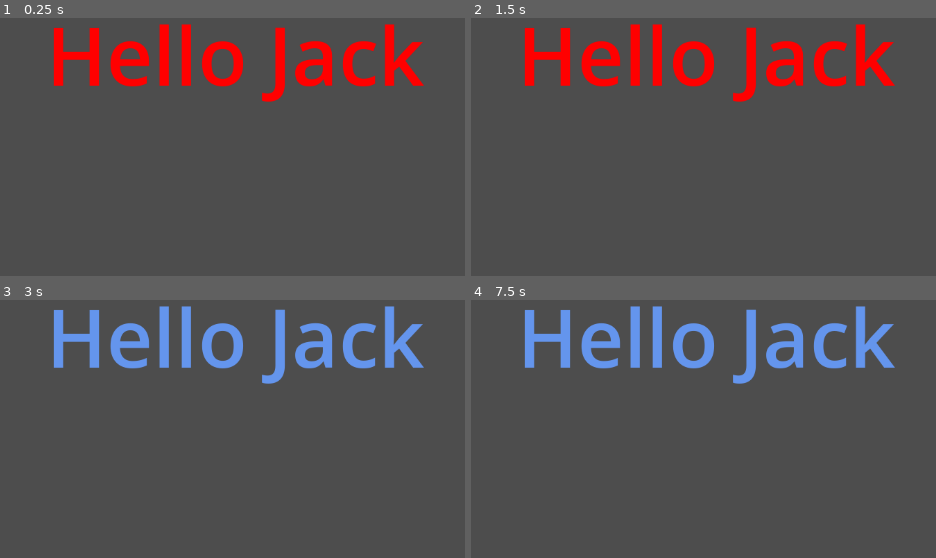
Above: before the commit, frames 1-4 (two rows, left to right).
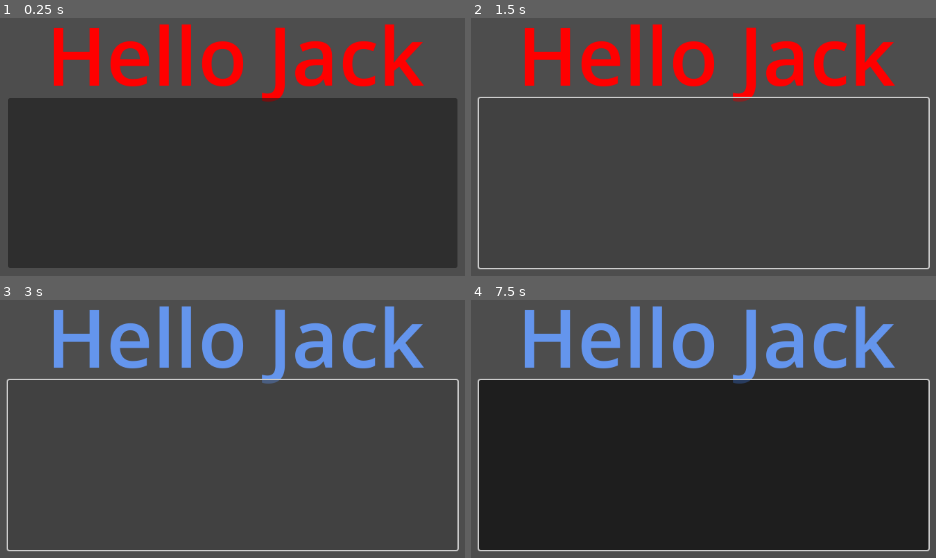
Above: after the commit, the same moments.

Repository: OblivionShaw/Godot_02_GDScriptTutorial
Game: Godot game, scene res://main.tscn
Same seed, same stepped clock (60 frames per second), same inputs: the game is played once before the commit and once after it.
Inputs (mouse positions are in pixels of both pictures, inside the frame that each line leads up to):
- Up to frame 1 (0.25 s): no input
- Up to frame 2 (1.5 s): click (703, 183) at 0.52 s; click (703, 183) at 1.27 s
- Up to frame 3 (3 s): click (232, 465) at 2.02 s; tap Enter at 2.75 s; hold Space (my_action) from 2.78 s (still down)
- Up to frame 4 (7.5 s): release Space (my_action) at 3.53 s; tap Space (my_action) at 3.6, 5.1, 6.6 s; tap Enter at 4.25, 5.75 s; hold Space (my_action) 4.28-5.03 s; hold Space (my_action) 5.78-6.53 s; hold Space (my_action) from 7.28 s (still down)

The runs differ from the first frame. In frame 1, 64% of the frame differs, in the area x 1-99%, y 31-97%; in frame 2, 1.7%; in frame 3, 1.7%; in frame 4, 65%, in the area x 1-99%, y 30-98%.

Commit message:
feat:update

Diff:
--- /dev/null
+++ b/Character.gd
@@ -0,0 +1,24 @@
+class_name  Character
+
+extends Node
+
+var chest := Equipment.new()
+var legs := Equipment.new()
+
+class Equipment:
+	var armor := 10
+	var weight := 5
+
+@export var profession : String
+@export var health: int
+
+func _ready():
+	chest.armor = 10
+	legs.armor = 3
+	print(chest.armor)
+	print(legs.armor)
+
+
+func die():
+	health = 0
+	print(profession + "die")
--- a/main.gd
+++ b/main.gd
@@ -5,11 +5,49 @@
 var number:= 22
 @export var seenumber:= 22
 
+enum Alignment {ALLY , NEUTRAL,ENEMY}
+enum Alignment2 {ALLY = 0 , NEUTRAL = 1,ENEMY = 2}
+var FriendlyElf = Alignment.ALLY
+@export var EvilElf = Alignment
+
+@onready var weapon = $Player/Weapon
+@export var my_node:Node
+@export var my_sprite2d:Sprite2D
+
+var xp = 0
+signal gmsignal
+
+signal levelchamged(new_health)
+var level :=0:
+	set(value):
+		level = (clamp(value,1,99))
+		levelchamged.emit(level)
+var chance :=0.2
+var chance_pct:int:
+	get:
+		return chance * 100
+	set(value):
+		chance = float(value) / 100.0
+
+@export var NPC1 :Character
+
+
 # Called when the node enters the scene tree for the first time.
 func _ready():
 	print("Jack現有生命" + str(health))
 	$Label.text = "Hello Jack"
 	$Label.modulate = Color.RED
+	gmsignal.connect(_on_gmsignal)
+	## gmsignal.disconnect(_on_gmsignal)
+	level = -10
+
+	print(chance_pct)
+	chance = 0.6
+	print(chance_pct)
+	chance_pct = 40
+	print(chance_pct)
+
+	NPC1.die()
 	pass # Replace with function body.
 
 
@@ -26,7 +64,10 @@
 		# random()
 		# array()
 		# loop()
-		dictionaries()
+		# dictionaries()
+		# enums()
+		#Match()
+		Modifyingnodes()
 	if event.is_action_released("my_action"):
 		$Label.modulate = Color.RED
 
@@ -90,3 +131,47 @@
 		"Hank":{"Level":1, "Health":9}}
 	print(playerex["Jack"]["Level"])
 	print(playerex["Hank"]["Health"])
+
+func enums():
+	var NPC = Alignment.ALLY
+	if NPC == Alignment.ALLY:
+		print("hi")
+	else:
+		print("out")
+
+func Match():
+	match FriendlyElf:
+		Alignment.ALLY:
+			print("ALLY")
+		Alignment.NEUTRAL:
+			print("NEUTRAL")
+		Alignment.ENEMY:
+			print("ENEMY")
+		_:
+			print("default")
+
+func Modifyingnodes():
+	print(weapon.get_path())
+
+	if my_node is Node2D:
+		print("Node2D")
+	else:
+		print("not Node2D")
+
+
+func _on_button_pressed():
+	print("ya")
+	pass # Replace with function body.
+
+func _on_timer_timeout():
+	xp += 1
+	gmsignal.emit()
+	print("xp add")
+
+func _on_gmsignal():
+	if xp == 5:
+		print("level up")
+
+
+func _on_levelchamged(new_health):
+	print(new_health)
--- a/main.tscn
+++ b/main.tscn
@@ -1,9 +1,12 @@
-[gd_scene load_steps=2 format=3 uid="uid://cylo48sa4dgfd"]
+[gd_scene load_steps=3 format=3 uid="uid://cylo48sa4dgfd"]
 
 [ext_resource type="Script" path="res://main.gd" id="1_tobdd"]
+[ext_resource type="Script" path="res://Character.gd" id="2_i5yl4"]
 
-[node name="Main" type="Node"]
+[node name="Main" type="Node" node_paths=PackedStringArray("my_node", "NPC1")]
 script = ExtResource("1_tobdd")
+my_node = NodePath("Player/Node2D")
+NPC1 = NodePath("Character")
 
 [node name="Label" type="Label" parent="."]
 anchors_preset = 8
@@ -21,3 +24,40 @@
 text = "this is Sparta"
 horizontal_alignment = 1
 vertical_alignment = 1
+
+[node name="Player" type="Node" parent="."]
+
+[node name="Weapon" type="Node" parent="Player"]
+
+[node name="Node2D" type="Node2D" parent="Player"]
+
+[node name="Enemy" type="Node" parent="."]
+
+[node name="Button" type="Button" parent="."]
+offset_left = 248.0
+offset_top = 387.0
+offset_right = 896.0
+offset_bottom = 632.0
+
+[node name="Timer" type="Timer" parent="."]
+autostart = true
+
+[node name="Character" type="Node" parent="."]
+script = ExtResource("2_i5yl4")
+profession = "Paladin"
+health = 100
+
+[node name="Character2" type="Node" parent="."]
+script = ExtResource("2_i5yl4")
+profession = "Warlock"
+health = 80
+
+[node name="Character3" type="Node" parent="."]
+script = ExtResource("2_i5yl4")
+profession = "Shooter"
+health = 80
+
+[connection signal="gmsignal" from="." to="." method="_on_gmsignal"]
+[connection signal="levelchamged" from="." to="." method="_on_levelchamged"]
+[connection signal="pressed" from="Button" to="." method="_on_button_pressed"]
+[connection signal="timeout" from="Timer" to="." method="_on_timer_timeout"]
